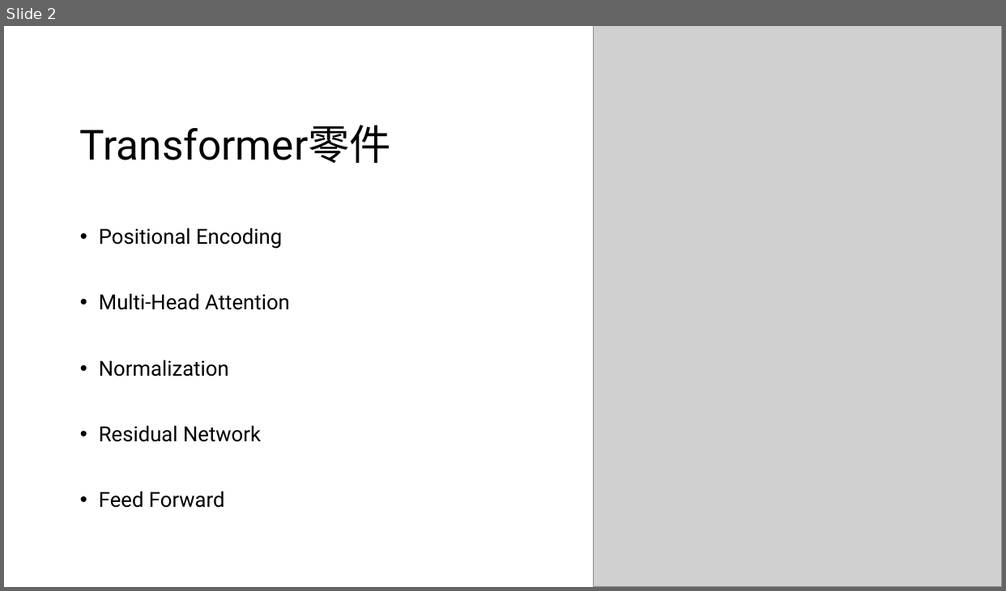
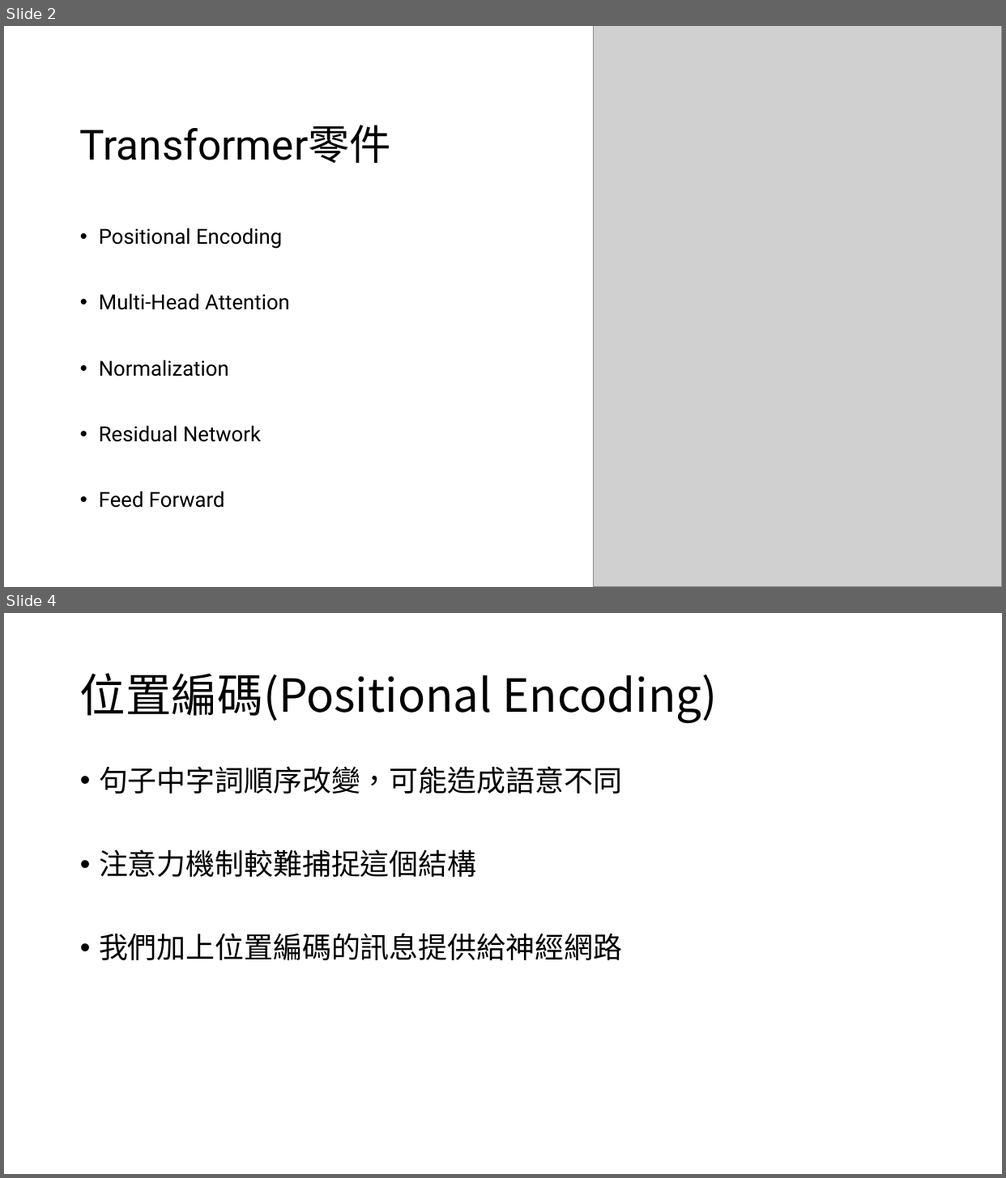
Before and after one commit to maxjiang323/GDG_NTPU_LLM_Lecture, a slide deck: Day3/Day3.pptx. Shown one above the other, each under a label of ours: slide 2 before the commit, slides 2 and 4 after it; the slides between them are not shown. The pictures are 1006x591 and 1006x1178 pixels, drawn with LibreOffice and Linux fonts; fonts in the diff are those of the drawing; grey boxes stand for pictures. Boxes give left, top, right and bottom in pixels: in the first picture for what was removed or moved away, otherwise in the second. Text is boxed around its words. In the diff, an @@ line names an element or a change of style, - is before the commit and + after.

```diff
--- a/Day3/Day3.pptx
+++ b/Day3/Day3.pptx
@@ slide 4 added at (4, 613, 1002, 1174), background #FFFFFF @@
@@ title added at (80, 673, 717, 723), 44 pt, text #000000 @@
+位置編碼(Positional Encoding)
@@ text added at (99, 766, 622, 960), 28 pt, text #000000 @@
+• 句子中字詞順序改變，可能造成語意不同
+• 注意力機制較難捕捉這個結構
+• 我們加上位置編碼的訊息提供給神經網路
```
Also in this commit, not shown: 5 slides changed, 7 other slides added, 1 slide removed, 2 other files.
